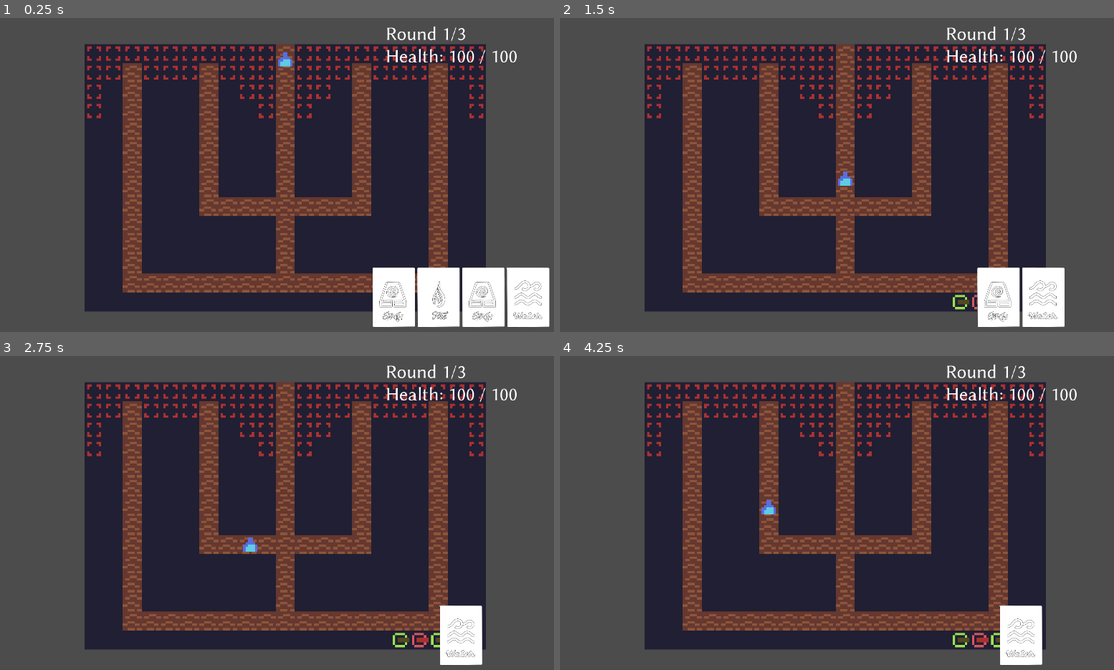
Above: before the commit, frames 1-4 (two rows, left to right).
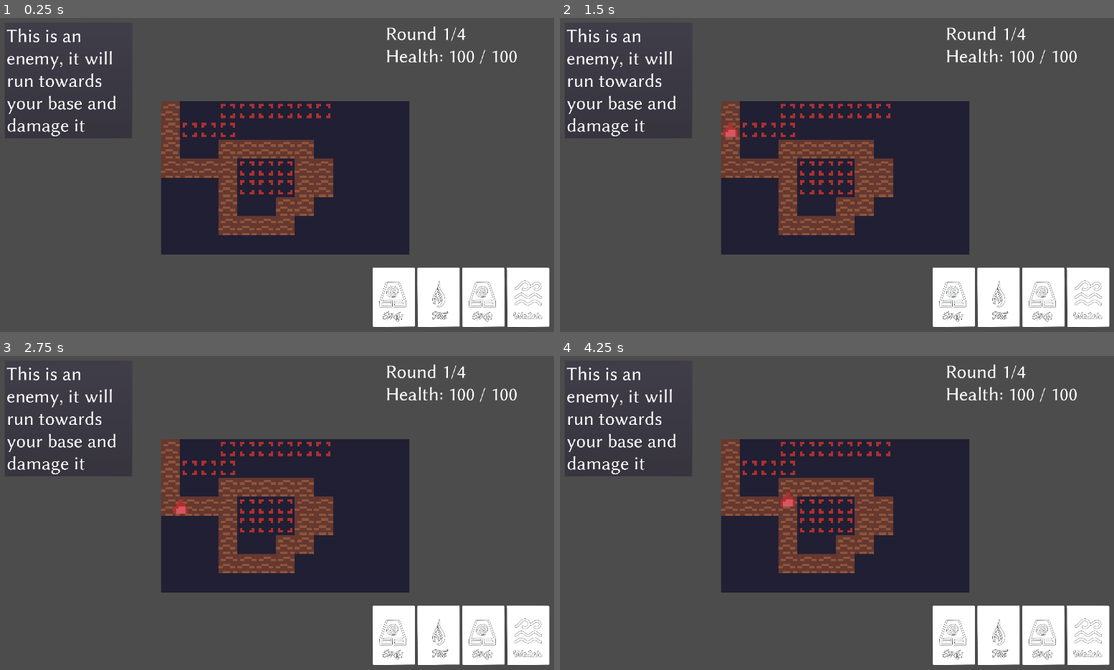
Above: after the commit, the same moments.

Repository: ModProg/GMTK-21
Game: Godot game, scene res://Scenes/ScrapScene.tscn
Two runs of this game, one before a commit and one after it. Both use one fixed random seed, a clock stepped at 60 frames per second and the inputs below.
Inputs (mouse positions are in pixels of both pictures, inside the frame that each line leads up to):
- Up to frame 1 (0.25 s): no input
- Up to frame 2 (1.5 s): click (953, 297) at 0.52 s; click (975, 297) at 1.27 s
- Up to frame 3 (2.75 s): click (437, 635) at 2.02 s
- Up to frame 4 (4.25 s): move the mouse to (969, 500) at 2.77 s; press the mouse at (969, 500) at 2.78 s; move the mouse to (731, 531) at 3.52 s; release the mouse at (731, 531) at 3.53 s; click (731, 531) at 3.6 s

The runs differ from the first frame. In frame 1, 45% of the frame differs, in the area x 1-88%, y 3-94%; in frame 2, 49%; in frame 3, 50%; in frame 4, 50%, in the area x 1-100%, y 3-99%.

Commit message:
basic help_text

Diff:
--- a/Godot/Art/Icons/Air Icon.tres
+++ b/Godot/Art/Icons/Air Icon.tres
@@ -4,4 +4,4 @@
 
 [resource]
 atlas = ExtResource( 1 )
-region = Rect2( 8, 8, 8, 8 )
+region = Rect2( 8, 9, 8, 6 )
--- a/Godot/Scenarios/Tutorial.json
+++ b/Godot/Scenarios/Tutorial.json
@@ -5,16 +5,25 @@
       "help_text": "This is an enemy, it will run towards your base and damage it",
       "enemies": ["fire"],
       "card_count": 0,
-      "round_time": 5,
-      "spawn_time": 2
+      "round_time": 8,
+      "spawn_time": 1,
+      "enemy_speed": 2
     },
     {
       "help_text": "Now you'll have something to defend yourself against fire. \nYou guessed it, {{Water}}.",
       "enemy_distribution": { "fire": 5 },
       "cards": { "water": 1 },
+      "round_time": 25,
+      "spawn_time": 1,
+      "initial_spawn_time": 5
+    },
+    {
+      "help_text": "This time your enemy is {{Air}}, I won't tell you what tower to use, that's something you can try for yourself.",
+      "card_count": 1,
+      "enemy_count": 4,
       "round_time": 10,
       "spawn_time": 1,
-      "initial_spawn_time": 5
+      "retry": true
     },
     {
       "help_text": "This time your enemy is {{Air}}, I won't tell you what tower to use, that's something you can try for yourself.",
--- a/Godot/Scenes/Projectile.tscn
+++ b/Godot/Scenes/Projectile.tscn
@@ -46,6 +46,5 @@
 
 [node name="CollisionShape2D" type="CollisionShape2D" parent="Destroyarea"]
 shape = SubResource( 3 )
-disabled = true
 
 [connection signal="area_entered" from="Destroyarea" to="." method="_on_Destroyarea_area_entered"]
--- a/Godot/Scenes/ScrapScene.tscn
+++ b/Godot/Scenes/ScrapScene.tscn
@@ -6,7 +6,7 @@
 
 [node name="Node" type="Node"]
 script = ExtResource( 1 )
-_scenario = "res://Scenarios/Madness.json"
+_scenario = "res://Scenarios/Tutorial.json"
 
 [node name="RoundController" type="Node" parent="."]
 pause_mode = 2
--- a/Godot/Scenes/UI.tscn
+++ /dev/null
@@ -1,125 +0,0 @@
-[gd_scene load_steps=8 format=2]
-
-[ext_resource path="res://addons/card_fan_container/card_fan_container.gd" type="Script" id=1]
-[ext_resource path="res://Art/Fonts/LinBiolinum_aRL.tres" type="DynamicFont" id=2]
-[ext_resource path="res://Scenes/Card.tscn" type="PackedScene" id=3]
-[ext_resource path="res://Scripts/UIController.gd" type="Script" id=4]
-[ext_resource path="res://Scenes/TowerTables.tscn" type="PackedScene" id=5]
-
-[sub_resource type="StyleBoxFlat" id=1]
-border_width_left = 2
-border_width_top = 2
-border_width_right = 2
-border_width_bottom = 2
-border_color = Color( 0, 0, 0, 1 )
-
-[sub_resource type="Theme" id=2]
-Panel/styles/panel = SubResource( 1 )
-
-[node name="Control" type="Control"]
-margin_right = 1920.0
-margin_bottom = 1080.0
-script = ExtResource( 4 )
-__meta__ = {
-"_edit_use_anchors_": false
-}
-
-[node name="MarginContainer" type="MarginContainer" parent="."]
-anchor_left = 1.0
-anchor_right = 1.0
-margin_left = -624.0
-margin_top = 20.0
-margin_right = -20.0
-margin_bottom = 218.0
-__meta__ = {
-"_edit_use_anchors_": false
-}
-
-[node name="Round Text" type="RichTextLabel" parent="MarginContainer"]
-margin_right = 604.0
-margin_bottom = 198.0
-custom_fonts/normal_font = ExtResource( 2 )
-custom_colors/default_color = Color( 1, 1, 1, 1 )
-text = "Rounds remainning 99"
-
-[node name="Health Text" type="RichTextLabel" parent="MarginContainer"]
-margin_right = 604.0
-margin_bottom = 198.0
-custom_fonts/normal_font = ExtResource( 2 )
-custom_colors/default_color = Color( 1, 1, 1, 1 )
-text = "
-Health 100"
-
-[node name="MarginContainer2" type="MarginContainer" parent="."]
-anchor_left = 1.0
-anchor_top = 1.0
-anchor_right = 1.0
-anchor_bottom = 1.0
-margin_left = -736.0
-margin_top = -240.0
-__meta__ = {
-"_edit_use_anchors_": false
-}
-
-[node name="TowerTables" parent="MarginContainer2" instance=ExtResource( 5 )]
-anchor_right = 0.0
-anchor_bottom = 0.0
-margin_right = 736.0
-margin_bottom = 240.0
-
-[node name="MarginContainer3" type="MarginContainer" parent="."]
-anchor_top = 1.0
-anchor_bottom = 1.0
-margin_top = -300.0
-margin_right = 500.0
-__meta__ = {
-"_edit_use_anchors_": false
-}
-
-[node name="CenterContainer" type="CenterContainer" parent="MarginContainer3"]
-margin_right = 500.0
-margin_bottom = 300.0
-
-[node name="CardFanContainer" type="Container" parent="MarginContainer3/CenterContainer"]
-margin_right = 500.0
-margin_bottom = 300.0
-rect_min_size = Vector2( 500, 300 )
-size_flags_horizontal = 0
-size_flags_vertical = 0
-theme = SubResource( 2 )
-script = ExtResource( 1 )
-__meta__ = {
-"_edit_use_anchors_": false
-}
-max_angle = 11.797
-bow_spacing = 0.24
-padding = 0.157
-child_size = Vector2( 100, 200 )
-
-[node name="Panel" parent="MarginContainer3/CenterContainer/CardFanContainer" instance=ExtResource( 3 )]
-margin_left = 126.974
-margin_top = 39.3674
-margin_right = 226.974
-margin_bottom = 239.367
-rect_rotation = -17.6955
-
-[node name="Panel2" parent="MarginContainer3/CenterContainer/CardFanContainer" instance=ExtResource( 3 )]
-margin_left = 175.31
-margin_top = 29.272
-margin_right = 275.31
-margin_bottom = 229.272
-rect_rotation = -5.8985
-
-[node name="Panel3" parent="MarginContainer3/CenterContainer/CardFanContainer" instance=ExtResource( 3 )]
-margin_left = 224.69
-margin_top = 29.272
-margin_right = 324.69
-margin_bottom = 229.272
-rect_rotation = 5.8985
-
-[node name="Panel4" parent="MarginContainer3/CenterContainer/CardFanContainer" instance=ExtResource( 3 )]
-margin_left = 273.026
-margin_top = 39.3674
-margin_right = 373.026
-margin_bottom = 239.367
-rect_rotation = 17.6955
--- a/Godot/Scenes/UI/UI.tscn
+++ b/Godot/Scenes/UI/UI.tscn
@@ -78,3 +78,25 @@
 margin_left = 510.0
 margin_right = 652.735
 margin_bottom = 240.0
+
+[node name="MarginContainer3" type="MarginContainer" parent="."]
+margin_left = 20.0
+margin_top = 20.0
+margin_right = 448.0
+margin_bottom = 109.0
+__meta__ = {
+"_edit_use_anchors_": false
+}
+
+[node name="PanelContainer" type="PanelContainer" parent="MarginContainer3"]
+margin_right = 428.0
+margin_bottom = 89.0
+
+[node name="RichTextLabel" type="RichTextLabel" parent="MarginContainer3/PanelContainer"]
+margin_left = 7.0
+margin_top = 7.0
+margin_right = 421.0
+margin_bottom = 82.0
+custom_fonts/normal_font = ExtResource( 2 )
+text = "Test"
+fit_content_height = true
--- a/Godot/Scripts/RoundController.gd
+++ b/Godot/Scripts/RoundController.gd
@@ -50,6 +50,7 @@
 	ui_controller.total_rounds = rounds.size()
 	ui_controller.max_health = health
 	ui_controller.health = cur_health
+	ui_controller.message = cur_round.help_text
 	game_controller.play_music(cur_round.music)
 
 
--- a/Godot/Scripts/UIController.gd
+++ b/Godot/Scripts/UIController.gd
@@ -15,6 +15,7 @@
 
 onready var roundText: RichTextLabel = $"MarginContainer/Round Text"
 onready var healthText: RichTextLabel = $"MarginContainer/Health Text"
+onready var messageText: RichTextLabel = $MarginContainer3/PanelContainer/RichTextLabel
 onready var towerTables = $MarginContainer2/TowerTables
 var game_controller
 
@@ -26,7 +27,7 @@
 
 
 func set_message(value: String):
-	pass
+	Text.iconize(messageText,value)
 
 
 #func set_game_controller(value: GameController):
@@ -36,10 +37,10 @@
 #	roundText.text = 'Rounds remaining: ' + str(value)
 
 
+
 func set_health(value: int):
 	_health = value
 	healthText.text = '\nHealth: ' + str(_health) + ' / ' + str(_max_health)
-
 
 func set_max_health(value: int):
 	_max_health = value
--- a/Godot/Scripts/Utils/Round.gd
+++ b/Godot/Scripts/Utils/Round.gd
@@ -11,7 +11,8 @@
 var spawn_time: float
 var initial_spawn_time: float
 var retry: bool
-var music
+var music: AudioStream
+var help_text: String
 
 var res_enemy_count: int
 var res_enemy_distribution: Dictionary
@@ -63,6 +64,9 @@
 		else:
 			music = Music.get_music_by_id(value.music)
 
+	if value.has("help_text"):
+		help_text = value.help_text
+
 	spawn_time = value.spawn_time
 	round_time = value.round_time
 
--- /dev/null
+++ b/Godot/Scripts/Utils/Text.gd
@@ -0,0 +1,21 @@
+class_name Text
+
+const icons = {
+	"Air": preload("res://Art/Icons/Air Icon.tres"),
+	"Earth": preload("res://Art/Icons/Earth Icon.tres"),
+	"Fire": preload("res://Art/Icons/Fire Icon.tres"),
+	"Water": preload("res://Art/Icons/Water Icon.tres")
+}
+
+static func iconize(label: RichTextLabel, text: String):
+	var last_end = 0
+	label.text = ""
+	var font = label.get_font("normal_font")
+	var height = font.get_ascent()-font.get_descent()
+	var rg = RegEx.new()
+	rg.compile("{{(.*?)}}")
+	for result in rg.search_all(text):
+		label.add_text(text.substr(last_end,result.get_start()-last_end))
+		label.add_image(icons[result.get_string(1)],0,height)
+		last_end = result.get_end()
+	label.add_text(text.substr(last_end, text.length()-last_end))
--- a/Godot/project.godot
+++ b/Godot/project.godot
@@ -30,6 +30,11 @@
 "path": "res://Scripts/Utils/Round.gd"
 }, {
 "base": "Reference",
+"class": "Text",
+"language": "GDScript",
+"path": "res://Scripts/Utils/Text.gd"
+}, {
+"base": "Reference",
 "class": "Tile",
 "language": "GDScript",
 "path": "res://Scripts/Utils/Tile.gd"
@@ -44,6 +49,7 @@
 "GameController": "",
 "Music": "",
 "Round": "",
+"Text": "",
 "Tile": "",
 "UIController": ""
 }
